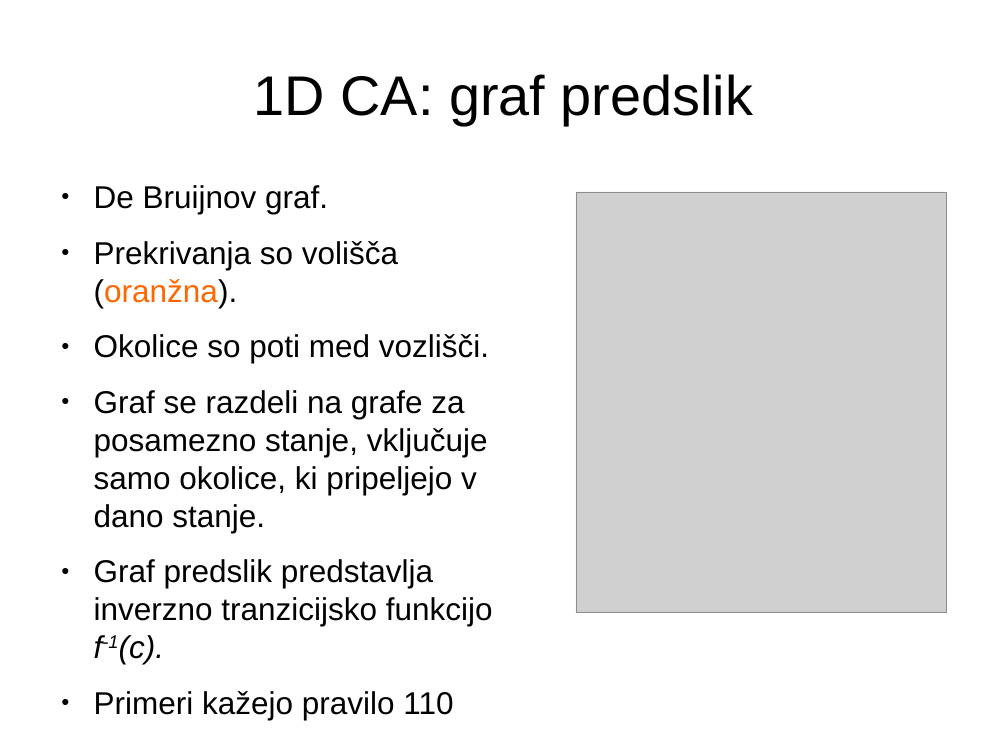
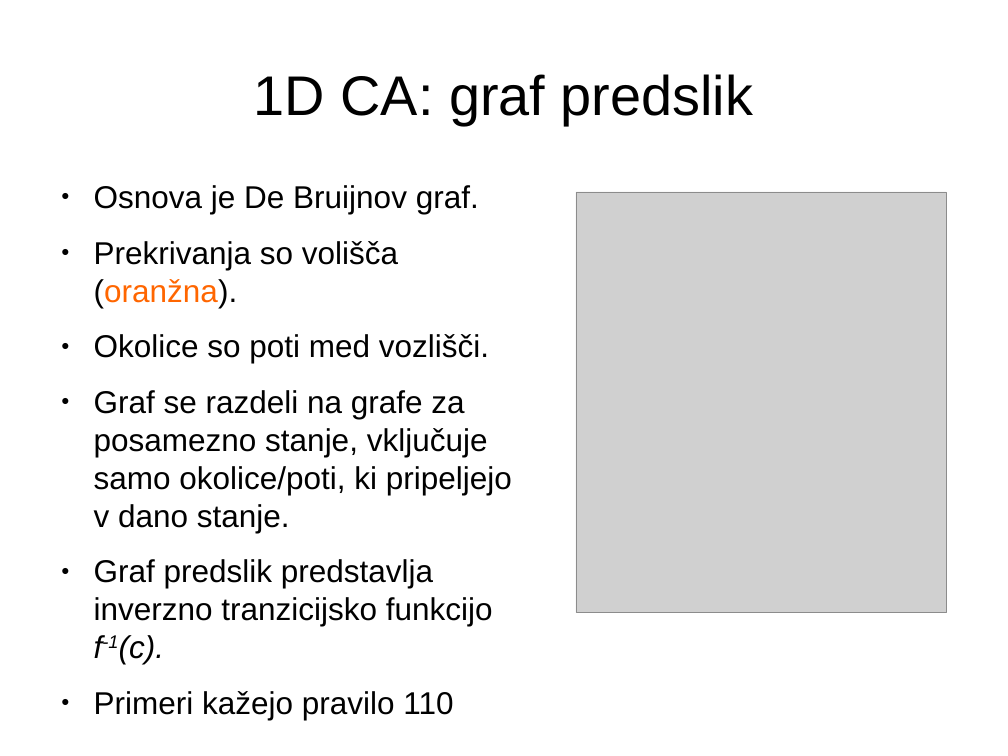
Before and after one commit to jeras/fri-latex-templates, a slide deck: slide 6 of predstavitev/predstavitev.odp (slide 5 before the commit). Drawn at 1008x756 pixels with LibreOffice and Linux fonts; fonts in the diff are those of the drawing; grey boxes stand for pictures. Boxes give left, top, right and bottom in pixels: in the first picture for what was removed or moved away, otherwise in the second. Text is boxed around its words. In the diff, an @@ line names an element or a change of style, - is before the commit and + after.

```diff
--- a/predstavitev/predstavitev.odp
+++ b/predstavitev/predstavitev.odp
@@ text at box(94, 185, 479, 214): text changed @@
-● De Bruijnov graf.
+● Osnova je De Bruijnov graf.
@@ text at box(94, 390, 512, 533): text changed @@
-● Graf se razdeli na grafe za posamezno stanje, vključuje samo okolice, ki pripeljejo v dano stanje.
+● Graf se razdeli na grafe za posamezno stanje, vključuje samo okolice/poti, ki pripeljejo v dano stanje.
```
Also in this commit, not shown: 18 other slides changed, 7 other files.
